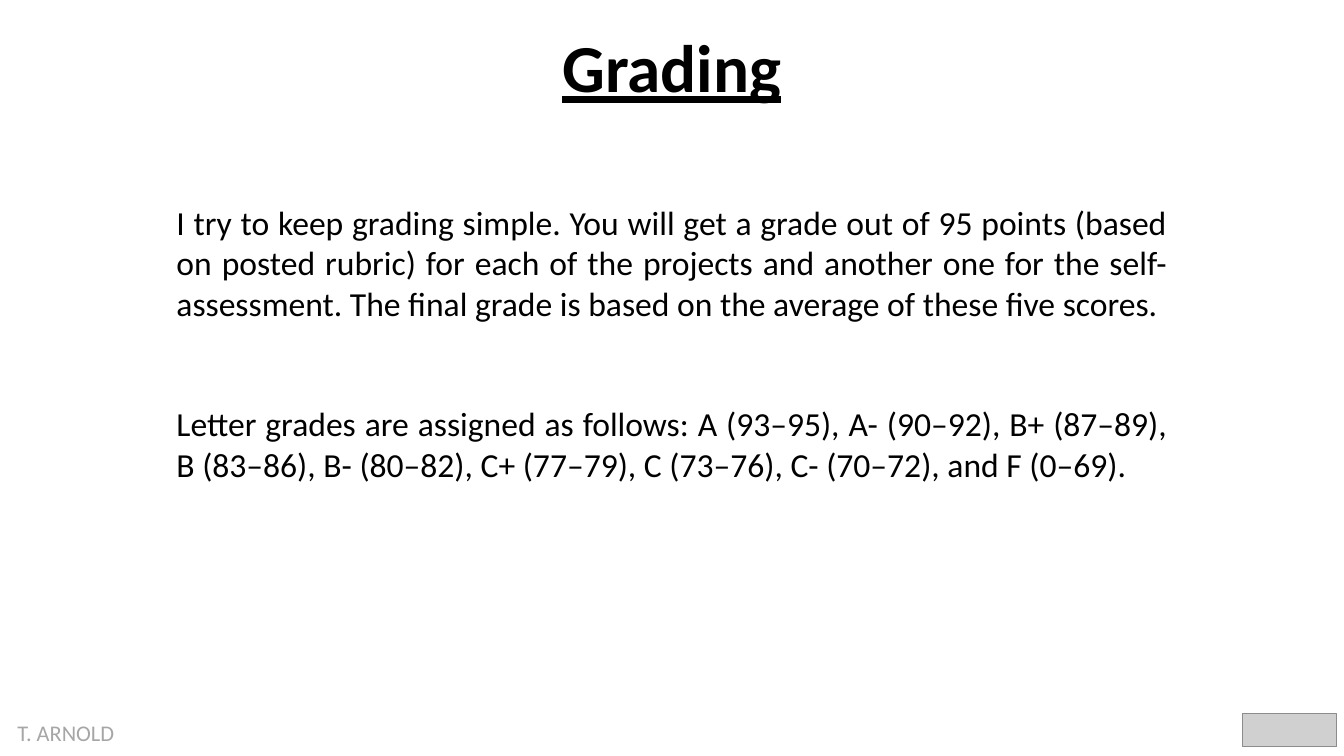
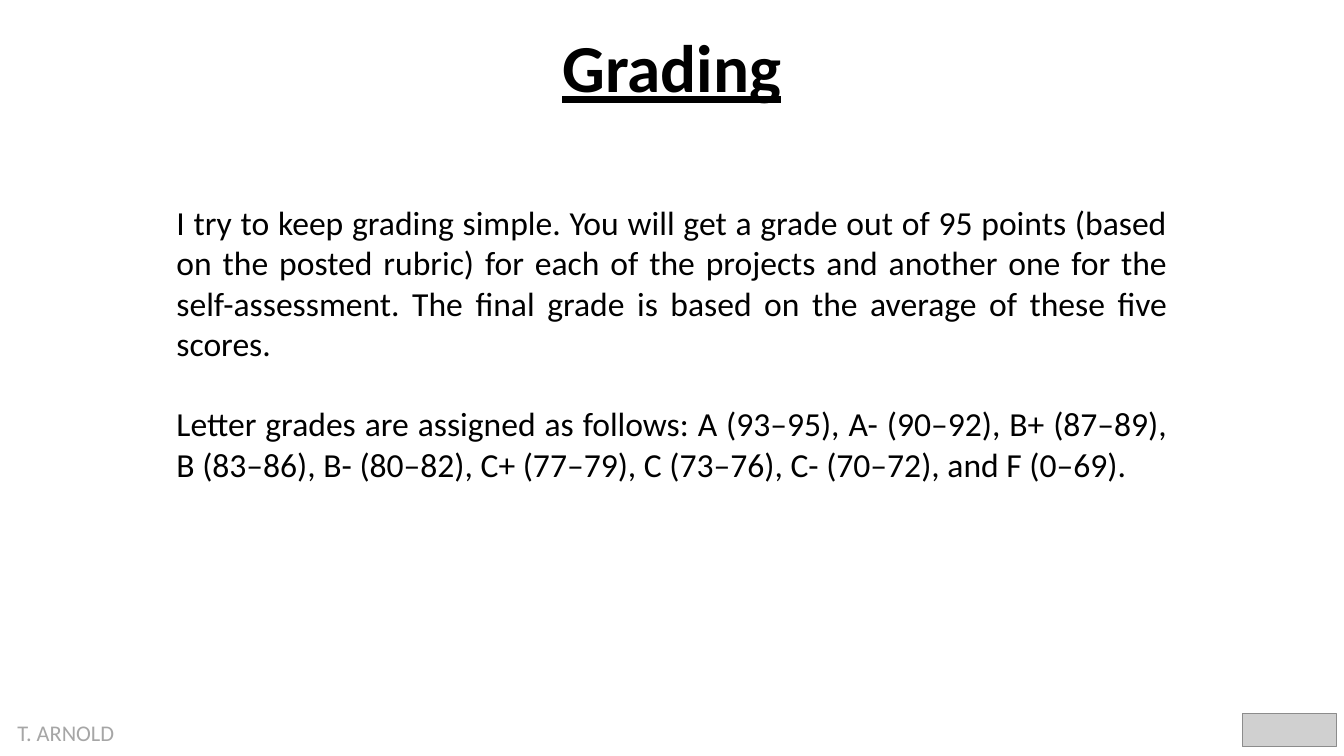
Before and after one commit to statsmaths/dsst389-s23, a slide deck: slide 5 of pslides/00_intro.pptx (slide 6 before the commit). Drawn at 1344x756 pixels with LibreOffice and Linux fonts; fonts in the diff are those of the drawing; grey boxes stand for pictures. Boxes give left, top, right and bottom in pixels: in the first picture for what was removed or moved away, otherwise in the second. Text is boxed around its words. In the diff, an @@ line names an element or a change of style, - is before the commit and + after.

```diff
--- a/pslides/00_intro.pptx
+++ b/pslides/00_intro.pptx
@@ text at [176,210,1167,357]: text changed @@
-I try to keep grading simple. You will get a grade out of 95 points (based on posted rubric) for each of the projects and another one for the self-assessment. The final grade is based on the average of these five scores.
+I try to keep grading simple. You will get a grade out of 95 points (based on the posted rubric) for each of the projects and another one for the self-assessment. The final grade is based on the average of these five scores.
```
Also in this commit, not shown: 11 other slides changed, 5 slides added, 9 slides removed, 5 other files.
